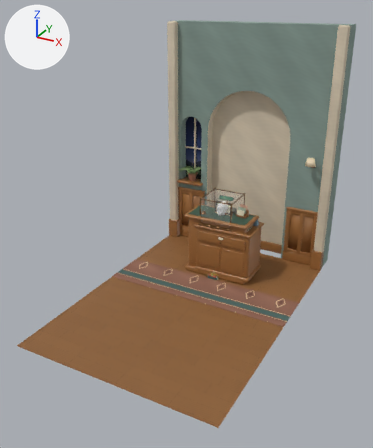
Renders of the Blender file blender/museum.blend from each side of a commit.
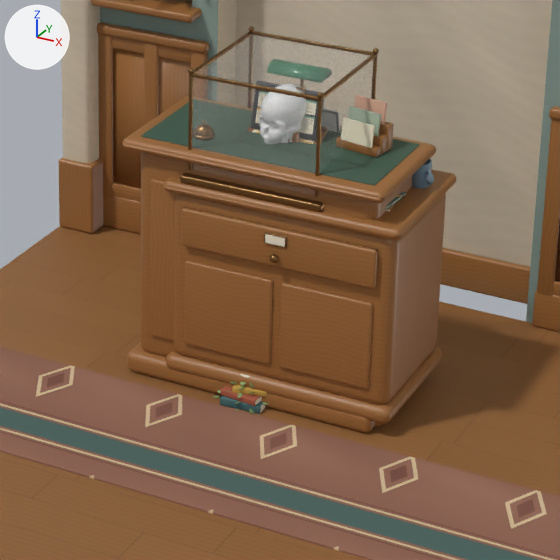
The first picture shows the older version from a camera (50 mm lens) standing at (2.82, -5.99, 3.72) and looking at (0.02, -0.9, 1.17). The close-ups show the older and then the newer version on the part from 42% to 77% of the width and 40% to 70% of the height of that picture. Only the edits that show in the close-ups are written down. The axes (+X, +Y, +Z) are drawn at upper left. The lights are the same throughout.

The older version as bpy lines, for what is in view:
```python
me_cube = bpy.data.meshes.new('Cube')
me_cube.from_pydata(...)  # 8 vertices, 6 faces; spans x -1.3..1.3, y -0.31..0.31, z 0.0
me_cube.materials.append(mat_rug)
me_cube_165 = bpy.data.meshes.new('Cube.165')
me_cube_165.from_pydata(...)  # 56 vertices, 54 faces; spans x -0.075..0.075, y -0.105..0.105, z -0.014..0.014
me_cube_165.polygons.foreach_set('use_smooth', [True] * 54)
me_cube_165.materials.append(mat_bookteal)  # dark cyan #3f6466
ob_book = bpy.data.objects.new('Book', None)
ob_book.parent = ob_books
ob_book.location = (0.0, 0.0, 0.0)
ob_book.rotation_euler = (0.0, 0.0, 0.0698)  # degrees (0, 0, 4)
ob_book_001 = bpy.data.objects.new('Book.001', None)
ob_book_001.parent = ob_books
ob_book_001.location = (0.004, 0.003, 0.028)
ob_book_001.rotation_euler = (0.0, 0.0, -0.105)  # degrees (0, 0, -6)
ob_book_002 = bpy.data.objects.new('Book.002', None)
ob_book_002.parent = ob_books
ob_book_002.location = (0.008, 0.006, 0.05)
ob_book_002.rotation_euler = (0.0, 0.0, 0.244)  # degrees (0, 0, 14)
ob_bookcover = bpy.data.objects.new('BookCover', me_cube_165)
ob_bookcover.parent = ob_book
ob_bookcover.location = (0.0, 0.0, 0.014)
ob_rug = bpy.data.objects.new('Rug', me_cube)
ob_rug.parent = ob_bay
ob_rug.location = (0.0, -0.43, 0.003)
# also in view: 'DeskOak' at (0.0, 0.17, 0.45); 'Trim' at (0.0, 0.2, 0.79); 'Glass' at (0.0, 0.2, 1.0); 'DeskLeather' at (0.0, 0.18, 0.9); 'Frame' at (0.0, 0.2, 1.01)
```
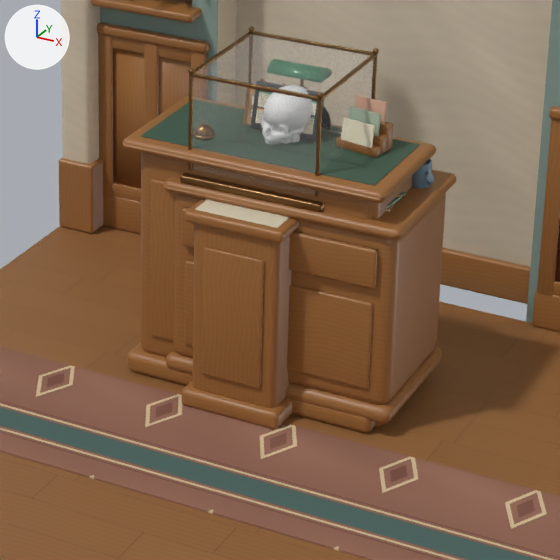
ob_book is not drawn itself; it is the parent of ob_bookcover, ob_bookpages.
ob_book_001 is not drawn itself; it is the parent of ob_bookcover_001, ob_bookpages_001.
ob_book_002 is not drawn itself; it is the parent of ob_bookcover_002, ob_bookpages_002.

Where the newer file only moved an object's origin or applied its transform, the numbers keep the older frame.

The change, as a diff of the scene's bpy script:
```diff
--- a/blender/museum.blend.py
+++ b/blender/museum.blend.py
@@ me_cube_165 @@
 # used by ob_bookcover; parent = ob_book; location = (0.0, 0.0, 0.014)
-me_cube_165.from_pydata(...)  # 56 vertices, 54 faces; spans x -0.075..0.075, y -0.105..0.105, z -0.014..0.014
+me_cube_165.from_pydata(...)  # 56 vertices, 54 faces; spans x -0.254..-0.105, y 0.206..0.39, z 0.811..0.837
+# me_cube_165 part 1: the whole mesh is multiplied about its middle by the matrix ((0.858, 0.098, 0.0), (-0.105, 0.801, 0.0), (0.0, 0.0, 0.921)), then moved by (-0.18, 0.298, 0.824)
 me_cube_165.materials.append(mat_bookteal)
@@ me_cube_250 @@
+me_cube_250.from_pydata(...)  # 56 vertices, 54 faces; spans x -0.152..0.152, y -0.152..0.152, z -0.002..0.002
+me_cube_250.materials.append(mat_linen)  # beige #d8ccb2
@@ me_cube_246 @@
+me_cube_246.from_pydata(...)  # 696 vertices, 692 faces; spans x -0.185..0.185, y -0.185..0.185, z -0.035..0.705
+me_cube_246.polygons.foreach_set('use_smooth', [True] * 692)
+me_cube_246.materials.append(mat_oakgrain)
@@ ob_book @@
 ob_book = bpy.data.objects.new('Book', None)
-ob_book.parent = ob_books
+ob_book.parent = ob_bookstack
 ob_book.location = (0.0, 0.0, 0.0)
@@ ob_book_001 @@
 ob_book_001 = bpy.data.objects.new('Book.001', None)
-ob_book_001.parent = ob_books
+ob_book_001.parent = ob_bookstack
 ob_book_001.location = (0.004, 0.003, 0.028)
@@ ob_book_002 @@
 ob_book_002 = bpy.data.objects.new('Book.002', None)
-ob_book_002.parent = ob_books
+ob_book_002.parent = ob_bookstack
 ob_book_002.location = (0.008, 0.006, 0.05)
@@ ob_bookstack @@
+ob_bookstack = bpy.data.objects.new('BookStack', None)
+ob_bookstack.parent = ob_afterhours
+ob_bookstack.location = (-0.2, 0.285, 0.825)
+ob_bookstack.rotation_euler = (0.0, 0.0, -0.105)  # degrees (0, 0, -6)
@@ ob_plinthtop @@
+ob_plinthtop = bpy.data.objects.new('PlinthTop', me_cube_250)
+ob_plinthtop.parent = ob_plinth
+ob_plinthtop.location = (0.0, 0.0, 0.742)
@@ ob_plinth @@
+ob_plinth = bpy.data.objects.new('Plinth', None)
+ob_plinth.location = (0.0, 0.0, 0.0)
@@ ob_plinthoak @@
+ob_plinthoak = bpy.data.objects.new('PlinthOak', me_cube_246)
+ob_plinthoak.parent = ob_plinth
+ob_plinthoak.location = (0.0, 0.0, 0.035)
```

Changed parts and their boxes (x1, y1, x2, y2) in the close-ups (560 x 560 px; the box of a moved part takes in the faces that stretch with it):
'PlinthOak', added: after (182, 199, 300, 429)
'PlinthTop', added (beige): after (195, 200, 290, 228)
part 1 of me_cube_165, moved or reshaped (not visible afterwards): before (220, 395, 264, 414)
